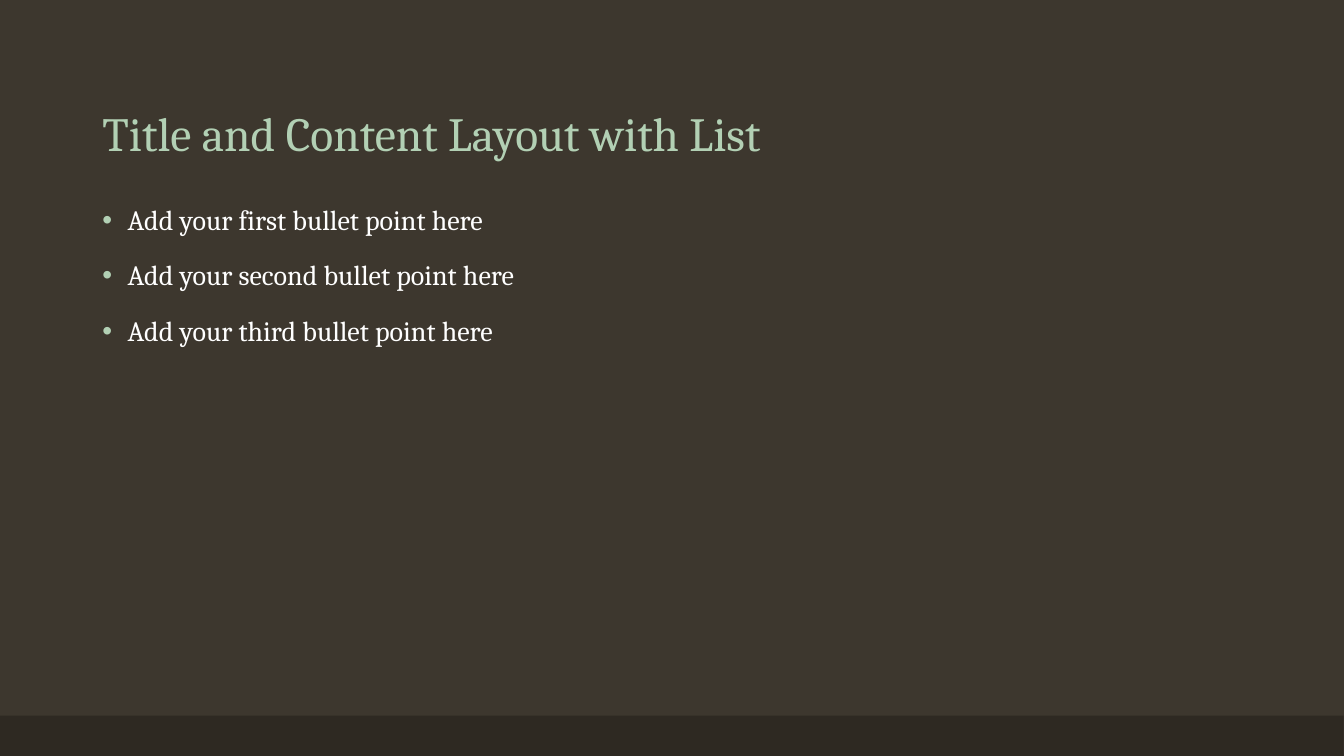
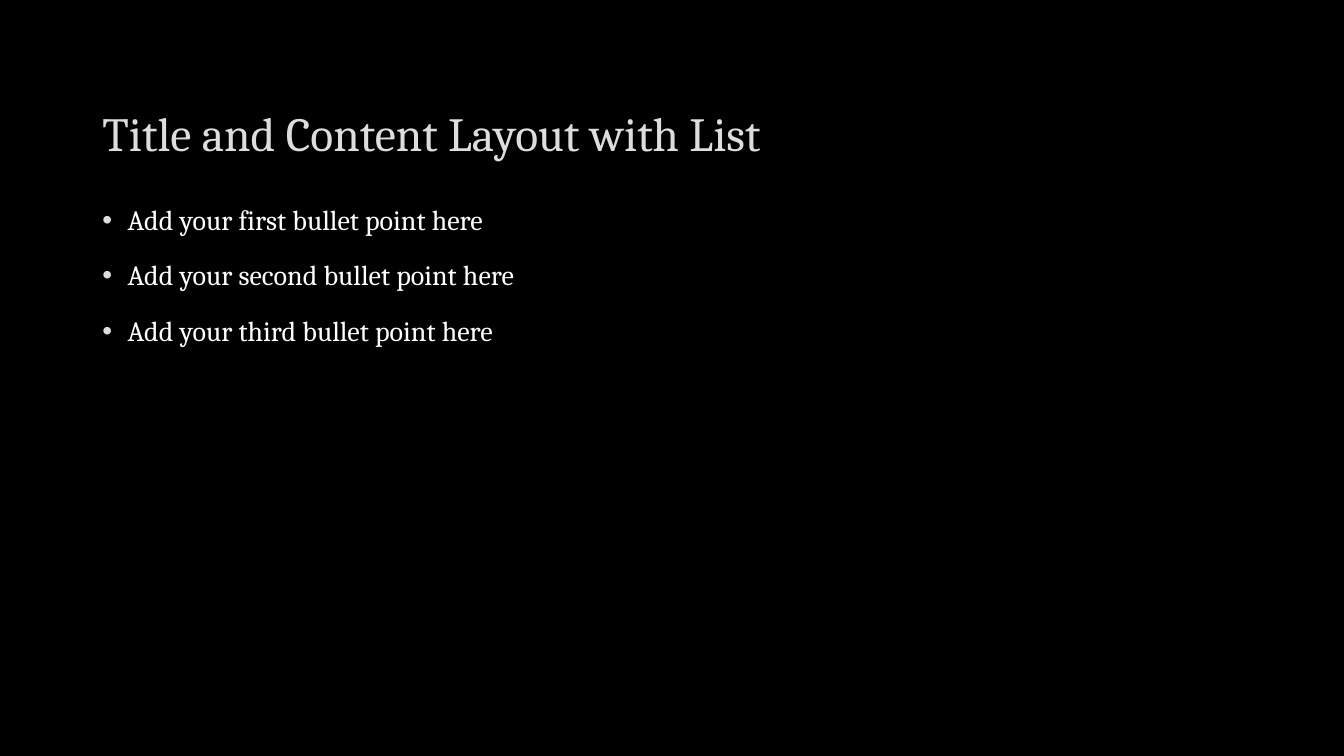
Before and after one commit to ndgigliotti/dsc-phase-2-project, a slide deck: slide 2 of presentation/presentation.pptx. Drawn at 1344x756 pixels with LibreOffice and Linux fonts; fonts in the diff are those of the drawing. Boxes give left, top, right and bottom in pixels: in the first picture for what was removed or moved away, otherwise in the second. Text is boxed around its words. In the diff, an @@ line names an element or a change of style, - is before the commit and + after.

```diff
--- a/presentation/presentation.pptx
+++ b/presentation/presentation.pptx
@@ background #3D372E to #000000 @@
@@ title "Title and Content Layout with ..." at (102, 118, 760, 161): text colour #B2D0B4 to #DDDDDD @@
@@ text "Add your first bullet point ..." at (128, 210, 514, 347): bullet colour #B2D0B4 to #DDDDDD @@
@@ rectangle removed at (0, 716, 1344, 756) @@
```
Also in this commit, not shown: 9 other slides changed, 1 slide added, 1 slide removed, 2 other files.
